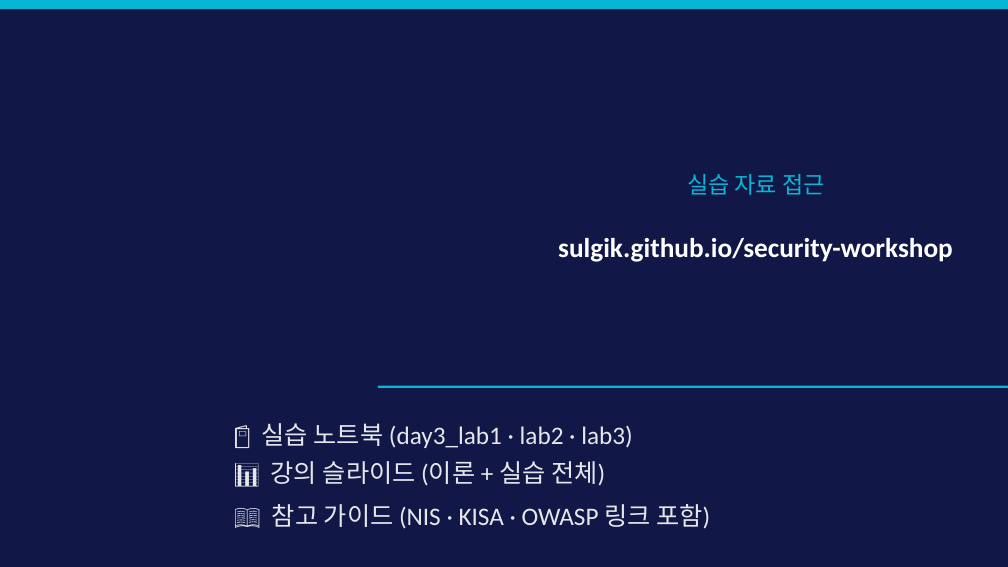
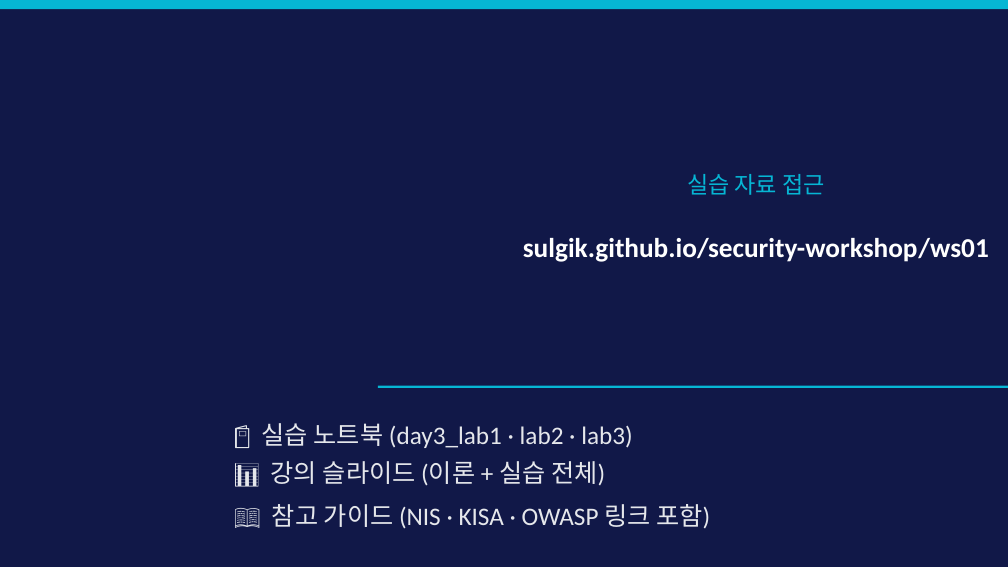
Before and after one commit to sulgik/security-workshop, a slide deck: slide 2 of ws01/class/3일차_3.pptx. Drawn at 1008x567 pixels with LibreOffice and Linux fonts; fonts in the diff are those of the drawing. Boxes give left, top, right and bottom in pixels: in the first picture for what was removed or moved away, otherwise in the second. Text is boxed around its words. In the diff, an @@ line names an element or a change of style, - is before the commit and + after.

```diff
--- a/ws01/class/3일차_3.pptx
+++ b/ws01/class/3일차_3.pptx
@@ text at [523, 238, 989, 262]: text changed @@
-sulgik.github.io/security-workshop
+sulgik.github.io/security-workshop/ws01
```
Also in this commit, not shown: 1 other slide changed, 4 other files.
